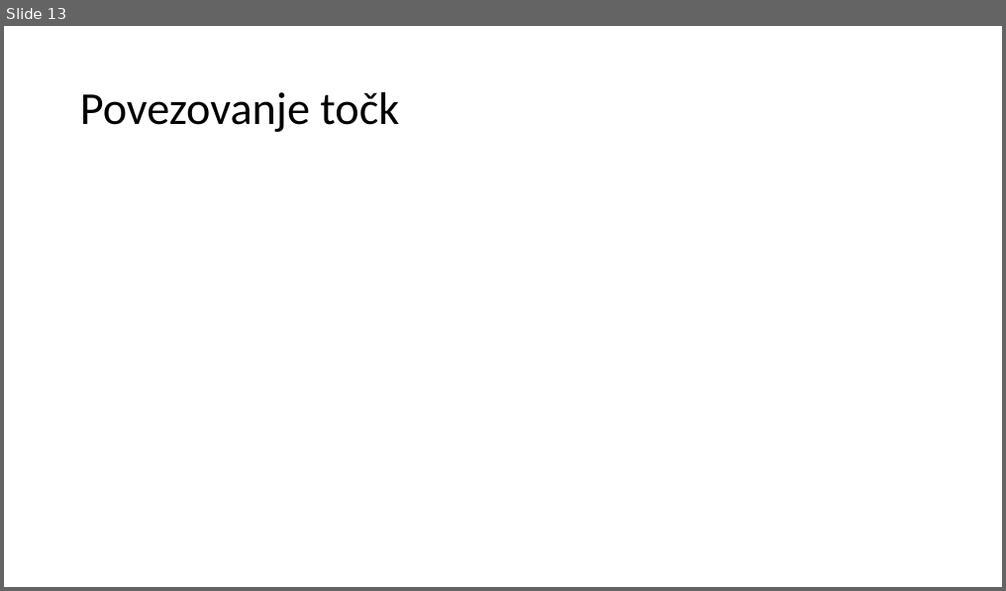
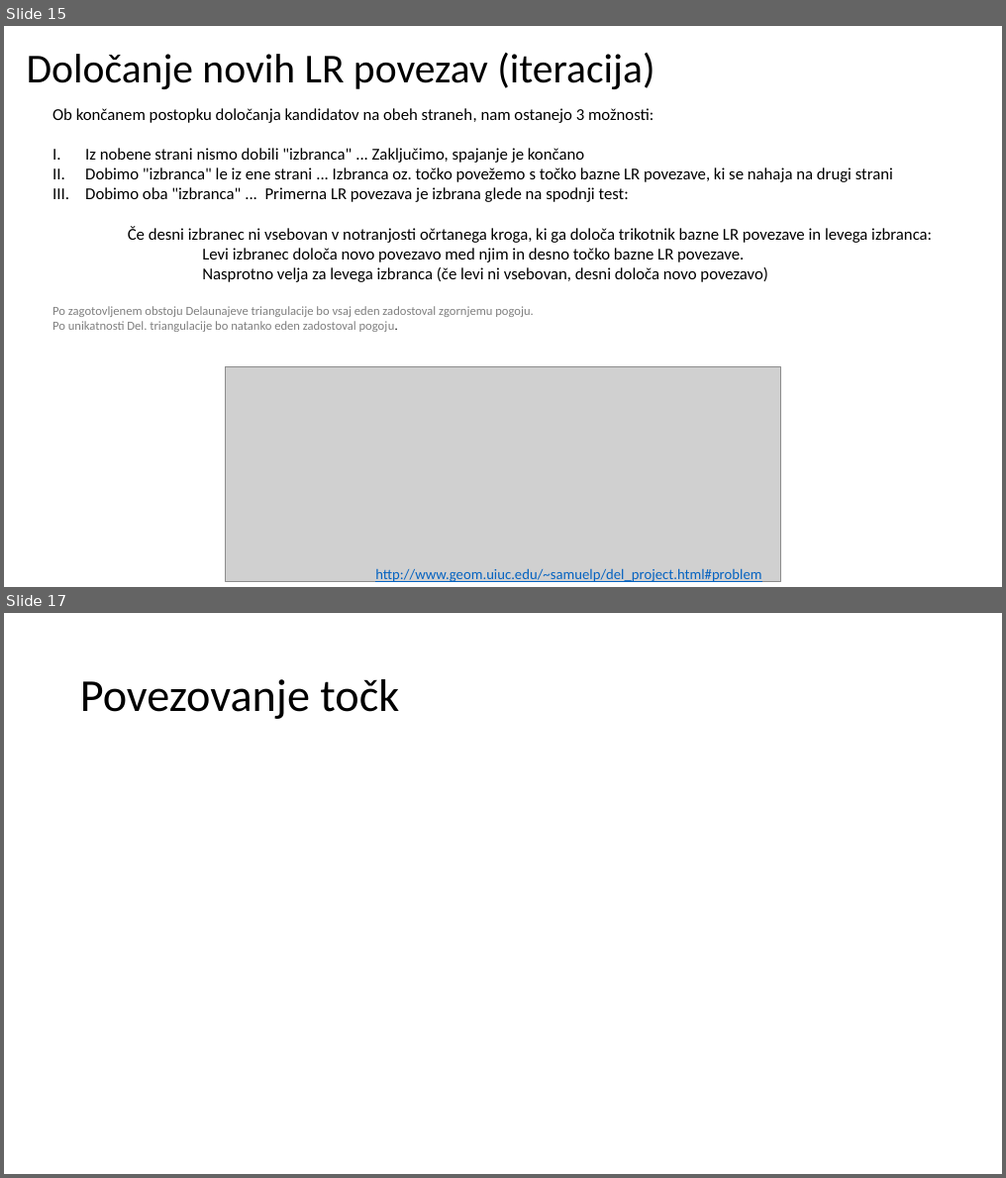
Before and after one commit to 15minutOdmora/voronoi_diagram, a slide deck: predstavitev/Vornoievi_diagrami.pptx. Shown one above the other, each under a label of ours: slide 13 before the commit, slides 15 and 17 after it; the slides between them are not shown. The pictures are 1006x591 and 1006x1178 pixels, drawn with LibreOffice and Linux fonts; fonts in the diff are those of the drawing; grey boxes stand for pictures. Boxes give left, top, right and bottom in pixels: in the first picture for what was removed or moved away, otherwise in the second. Text is boxed around its words. In the diff, an @@ line names an element or a change of style, - is before the commit and + after.

```diff
--- a/predstavitev/Vornoievi_diagrami.pptx
+++ b/predstavitev/Vornoievi_diagrami.pptx
@@ slide 15 added at (x1=4, y1=26, x2=1002, y2=587), background #FFFFFF @@
@@ title added at (x1=27, y1=53, x2=654, y2=89), 39.6 pt, text #000000 @@
+Določanje novih LR povezav (iteracija)
@@ text added at (x1=53, y1=108, x2=932, y2=332), 16 pt, text #000000 @@
+Ob končanem postopku določanja kandidatov na obeh straneh, nam ostanejo 3 možnosti:
+I. Iz nobene strani nismo dobili "izbranca" ... Zaključimo, spajanje je končano
+II. Dobimo "izbranca" le iz ene strani ... Izbranca oz. točko povežemo s točko bazne LR povezave, ki se nahaja na drugi strani
+III. Dobimo oba "izbranca" ... Primerna LR povezava je izbrana glede na spodnji test:
+Če desni izbranec ni vsebovan v notranjosti očrtanega kroga, ki ga določa trikotnik bazne LR povezave in levega izbranca:
+Levi izbranec določa novo povezavo med njim in desno točko bazne LR povezave.
+Nasprotno velja za levega izbranca (če levi ni vsebovan, desni določa novo povezavo)
+Po zagotovljenem obstoju Delaunajeve triangulacije bo vsaj eden zadostoval zgornjemu pogoju.
+Po unikatnosti Del. triangulacije bo natanko eden zadostoval pogoju.
@@ picture added at (x1=226, y1=368, x2=781, y2=582) @@
@@ text added at (x1=375, y1=569, x2=761, y2=584), 14 pt, text #0563C1, underline @@
+http://www.geom.uiuc.edu/~samuelp/del_project.html#problem
@@ what was slide 13 is now slide 17 @@
```
Also in this commit, not shown: 2 slides changed, 7 other slides added, 4 slides removed, 1 other file.
